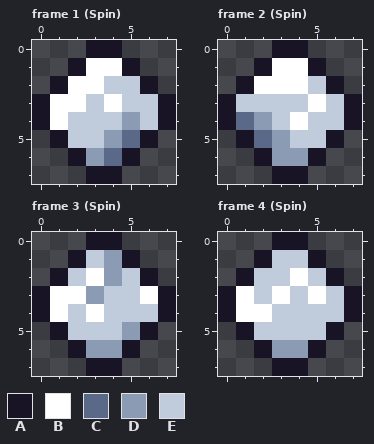
Pixel-art file -- asset/ball.aseprite. The picture above was drawn from the file before the commit.
8x8 pixels, 4 frames. Shown: frame 1 (Spin), frame 2 (Spin), frame 3 (Spin), frame 4 (Spin).
Palette (. is transparent): A #181425  B #ffffff  C #5a6988  D #8b9bb4  E #c0cbdc
After the commit:
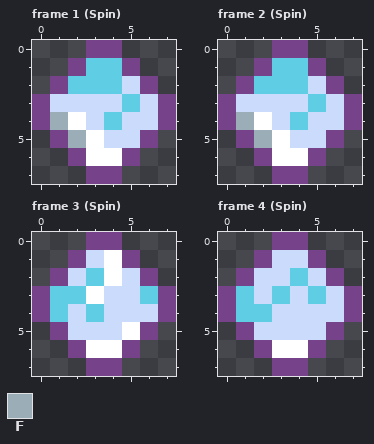
Colours new in this view: F #9badb7
Diff:
@@ palette @@
-A #181425
+A #76428a
-B #ffffff
+B #5fcde4
-D #8b9bb4
+D #ffffff
-E #c0cbdc
+E #cbdbfc
--- frame 1 (Spin)
@@ x 0..7 @@
 1 ..ABBA..
-2 .ABBEEA.
-3 ABBEBEEA
-4 ABEEEDEA
-5 .AEEDCA.
-6 ..ADCA..
+2 .ABBBEA.
+3 AEEEEBEA
+4 AFDEBEEA
+5 .AFDEEA.
+6 ..ADDA..
 7 ...AA...
--- frame 2 (Spin)
@@ x 0..4 @@
 3 AEEEE
-4 ACDEB
-5 .ACDE
+4 AFDEB
+5 .AFDE
 6 ..ADD
Where, in picture pixels (left, top, right, bottom), the same in both pictures:
changed: (32, 40, 176, 184)
changed: (218, 40, 362, 184)
changed: (32, 232, 176, 376)
changed: (218, 232, 362, 376)
